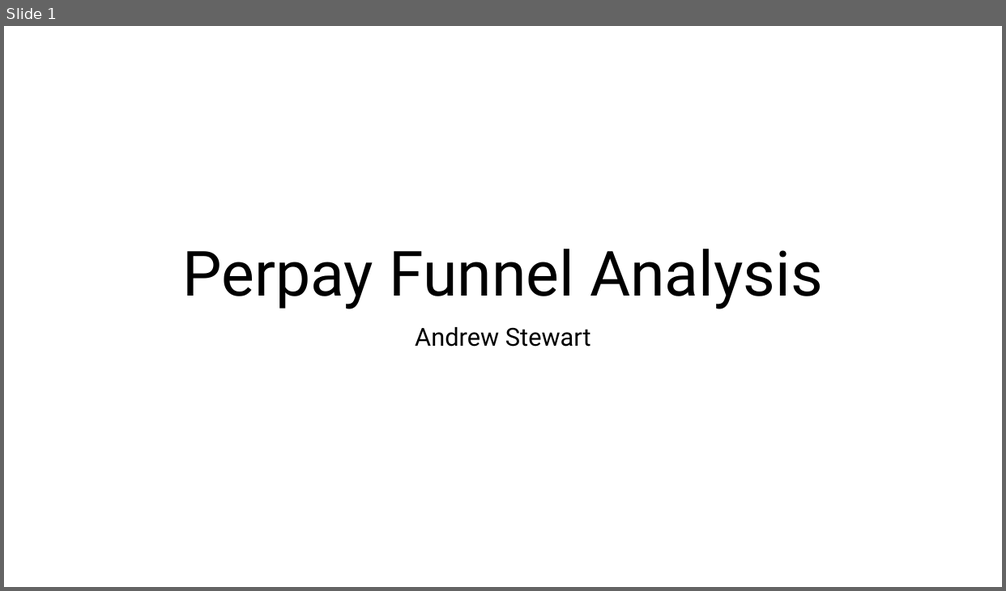
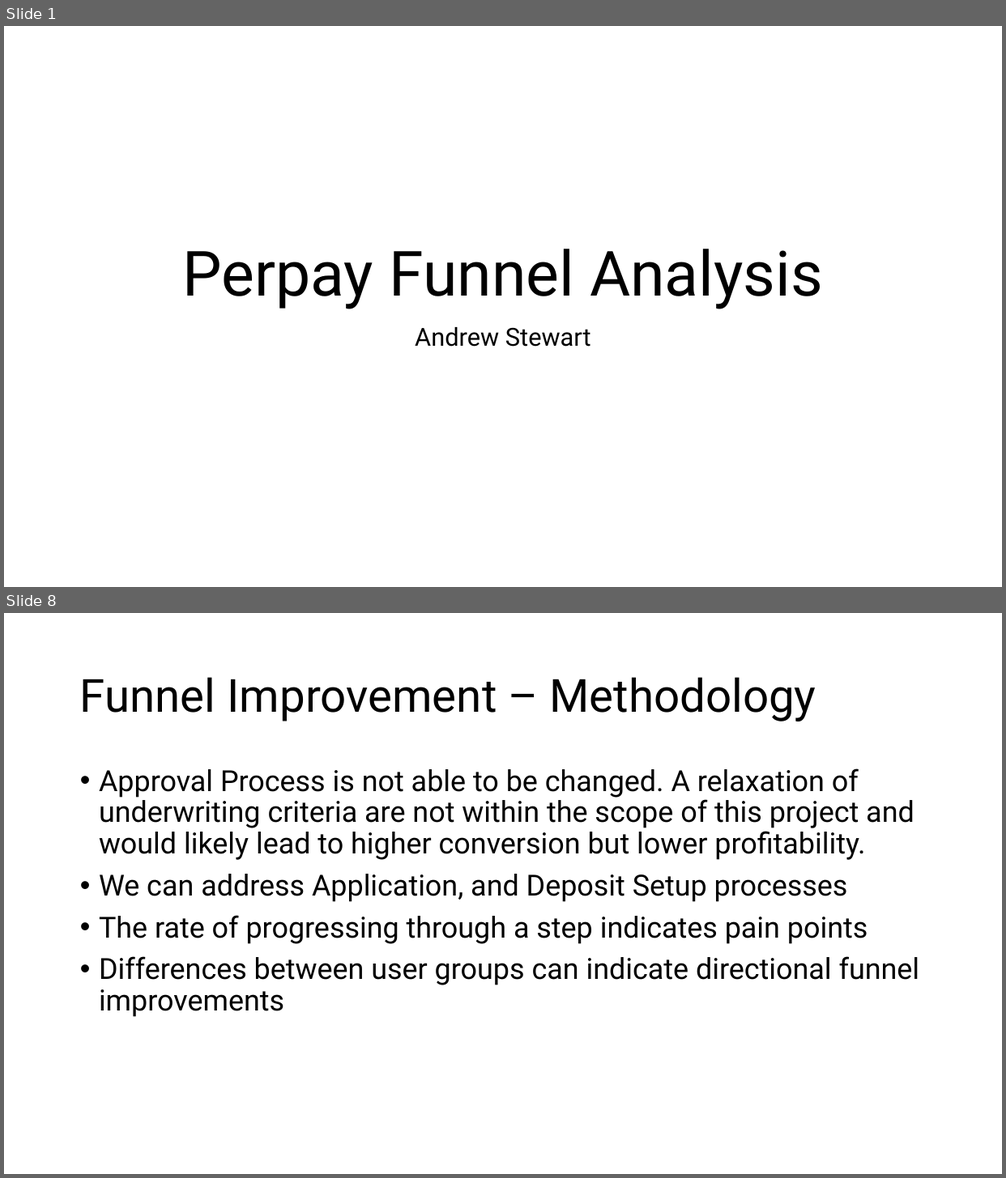
Before and after one commit to theroyalbob/perpay-final, a slide deck: Stewart-final-presentation.pptx. Shown one above the other, each under a label of ours: slide 1 before the commit, slides 1 and 8 after it; the slides between them are not shown. The pictures are 1006x591 and 1006x1178 pixels, drawn with LibreOffice and Linux fonts; fonts in the diff are those of the drawing. Boxes give left, top, right and bottom in pixels: in the first picture for what was removed or moved away, otherwise in the second. Text is boxed around its words. In the diff, an @@ line names an element or a change of style, - is before the commit and + after.

Commit message:
final presentation

```diff
--- a/Stewart-final-presentation.pptx
+++ b/Stewart-final-presentation.pptx
@@ slide 8 added at (4,613,1002,1174), background #FFFFFF @@
@@ title added at (80,677,816,722), 44 pt, text #000000 @@
+Funnel Improvement – Methodology
@@ text added at (99,769,920,1017), 28 pt, text #000000 @@
+• Approval Process is not able to be changed. A relaxation of underwriting criteria are not within the scope of this project and would likely lead to higher conversion but lower profitability.
+• We can address Application, and Deposit Setup processes
+• The rate of progressing through a step indicates pain points
+• Differences between user groups can indicate directional funnel improvements
```
Also in this commit, not shown: 16 other slides added.
